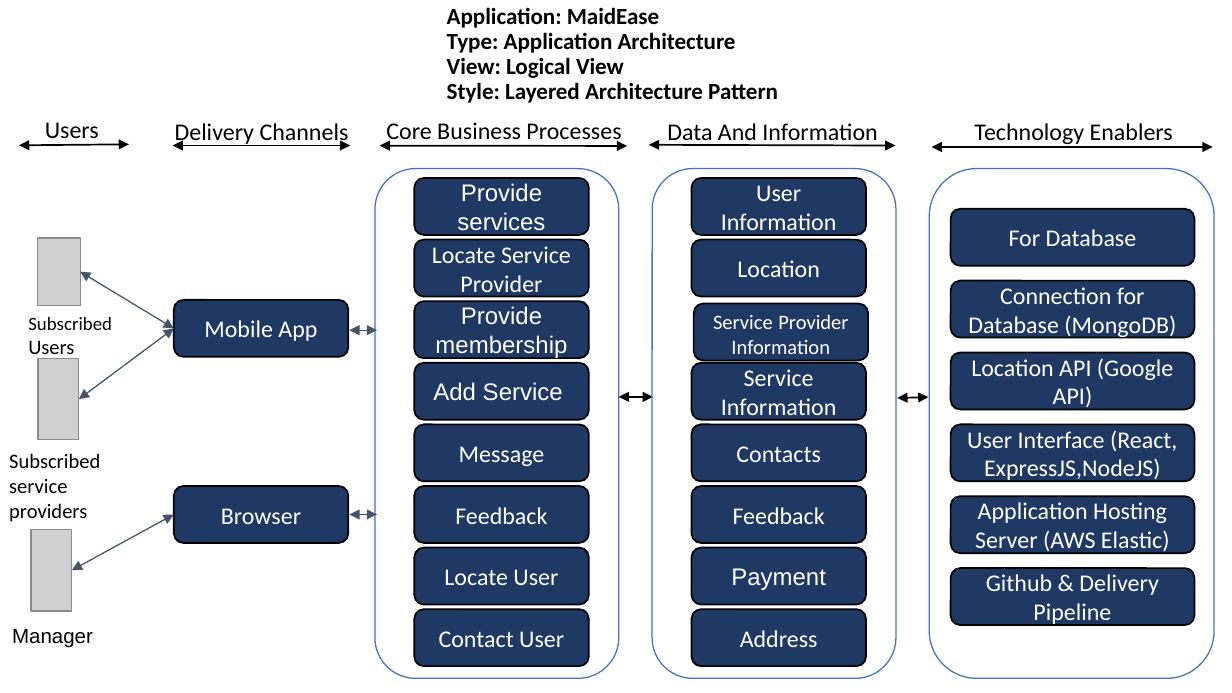
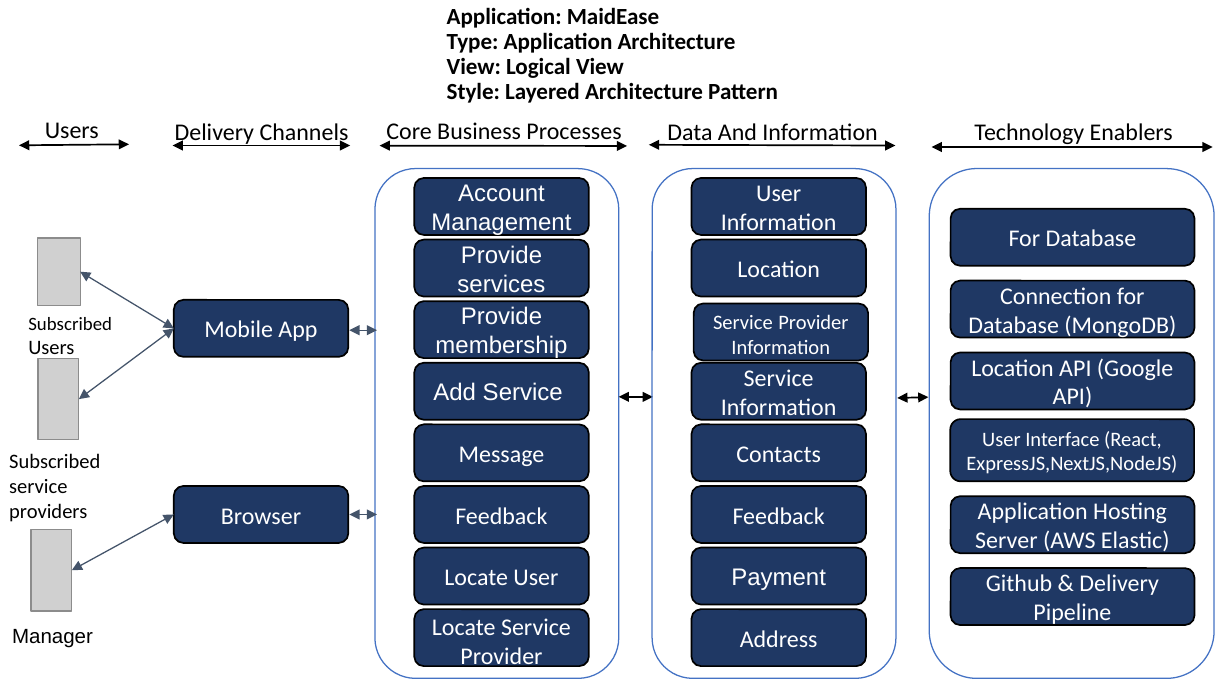
Before and after one commit to Saiteja1807/MaidEase, a slide deck: slide 1 of Documentation Set/5. ArchitectureDiagram-(Logical&ProcessViews).pptx. Drawn at 1232x693 pixels with LibreOffice and Linux fonts; fonts in the diff are those of the drawing; grey boxes stand for pictures. Boxes give left, top, right and bottom in pixels: in the first picture for what was removed or moved away, otherwise in the second. Text is boxed around its words. In the diff, an @@ line names an element or a change of style, - is before the commit and + after.

```diff
--- a/Documentation Set/5. ArchitectureDiagram-(Logical&ProcessViews).pptx
+++ b/Documentation Set/5. ArchitectureDiagram-(Logical&ProcessViews).pptx
@@ rounded rectangle added at [414, 179, 589, 235], fill #1F3864, outline #000000 1 pt, 14 pt, text #FFFFFF @@
+Account Management
@@ rounded rectangle "Provide services": place and size @@
-rounded rectangle "Provide services" at [414, 179, 589, 235]
+rounded rectangle "Provide services" at [414, 240, 589, 297]
@@ rounded rectangle removed at [414, 240, 589, 297] @@
-Locate Service Provider
@@ rounded rectangle "User Interface (React, ExpressJS,NextJS,NodeJS)": place and size @@
-rounded rectangle "User Interface (React, ExpressJS,NextJS,NodeJS)" at [951, 425, 1195, 482]
+rounded rectangle "User Interface (React, ExpressJS,NextJS,NodeJS)" at [950, 419, 1194, 480]
@@ text in rounded rectangle at [966, 431, 1177, 474]: text changed; size 14 to 12 pt @@
-User Interface (React, ExpressJS,NodeJS)
+User Interface (React, ExpressJS,NextJS,NodeJS)
@@ text in rounded rectangle at [432, 618, 571, 671]: text changed @@
-Contact User
+Locate Service Provider
```
Also in this commit, not shown: 9 other files.
